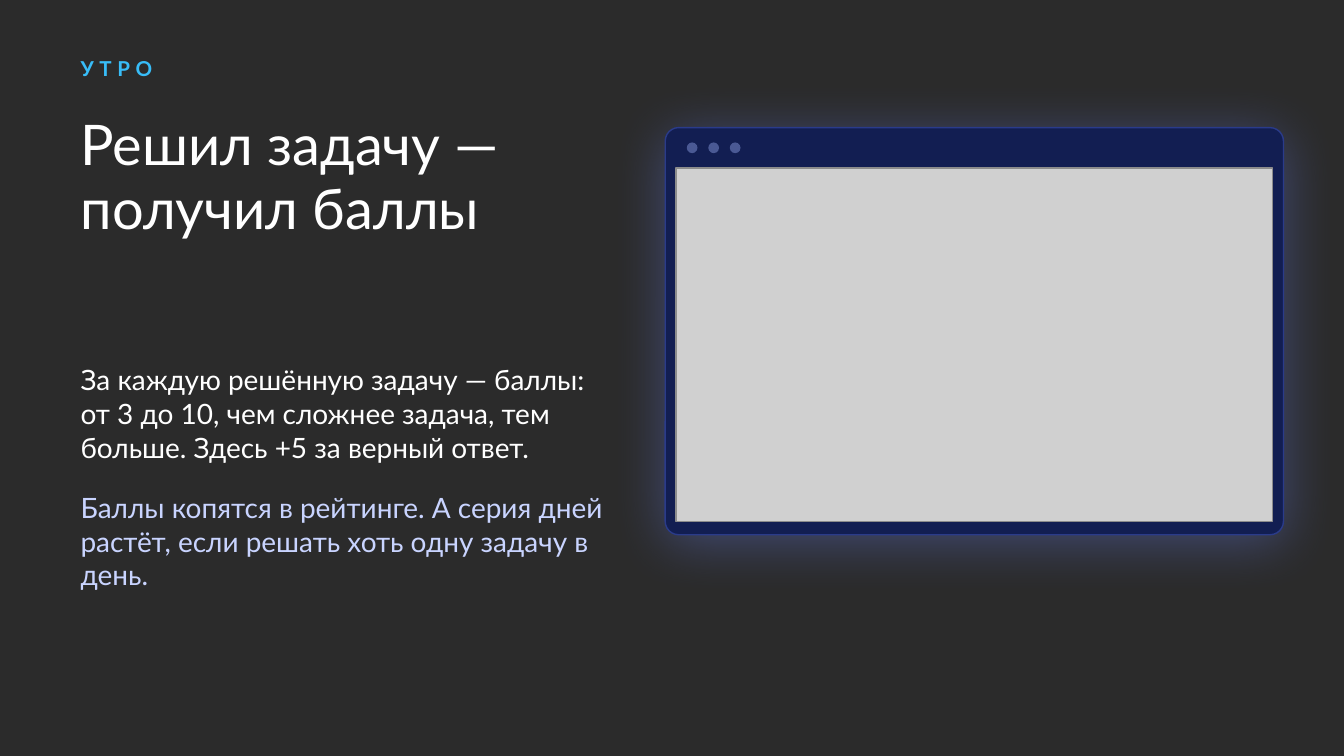
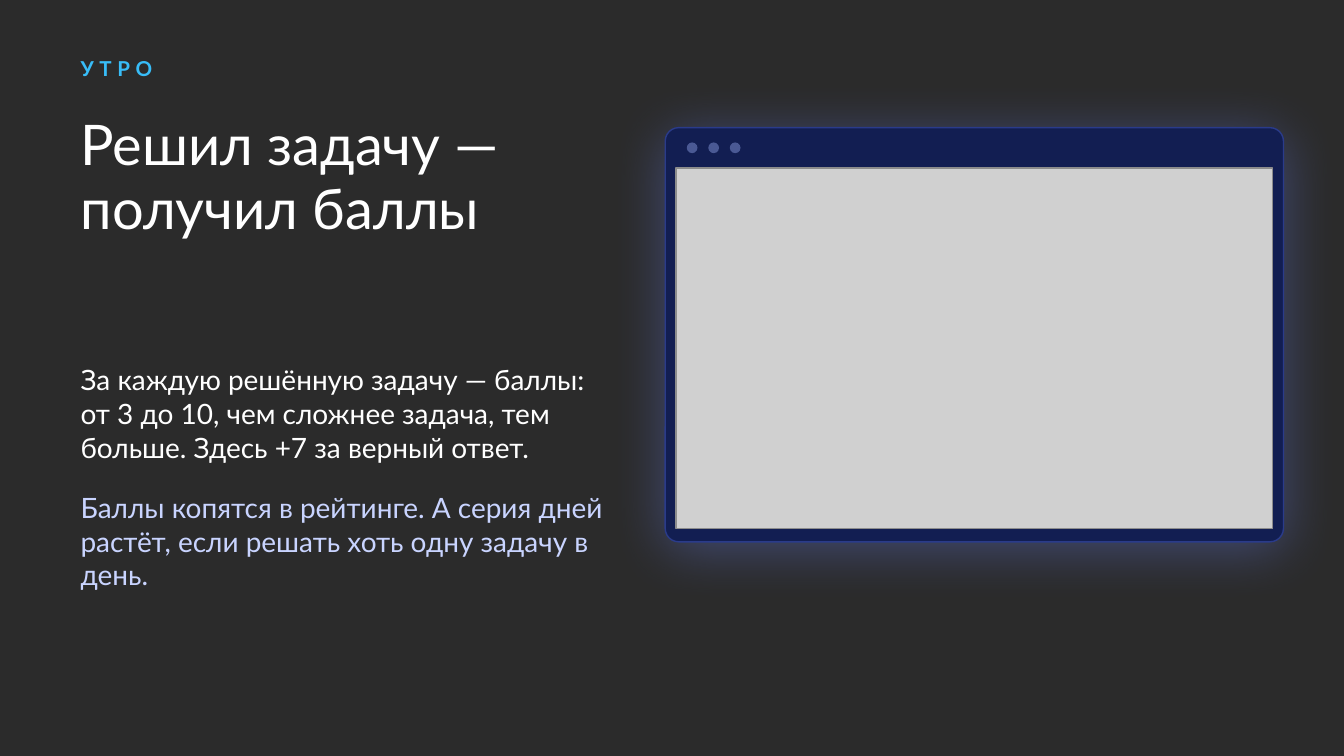
Before and after one commit to nagayevarsen/olymp-trainer, a slide deck: slide 2 of docs/handoff/olymp-trainer.pptx. Drawn at 1344x756 pixels with LibreOffice and Linux fonts; fonts in the diff are those of the drawing; grey boxes stand for pictures; background and template pictures are left out; a plain dark background stands for a picture behind light text. Boxes give left, top, right and bottom in pixels: in the first picture for what was removed or moved away, otherwise in the second. Text is boxed around its words. In the diff, an @@ line names an element or a change of style, - is before the commit and + after.

Commit message:
Презентация: vs, слайд для образовательных центров, задача 7 класса, ответ на загадку в финале; 25 новых шаблонов по олимпиадам

```diff
--- a/docs/handoff/olymp-trainer.pptx
+++ b/docs/handoff/olymp-trainer.pptx
@@ rounded rectangle: place and size @@
-rounded rectangle at (665, 128, 1284, 535)
+rounded rectangle at (665, 128, 1284, 542)
@@ rounded rectangle at (665, 128, 1284, 542): proportions changed @@
@@ picture: place and size @@
-picture at (676, 168, 1273, 521)
+picture at (676, 168, 1273, 528)
@@ text at (81, 369, 584, 463): text changed @@
-За каждую решённую задачу — баллы: от 3 до 10, чем сложнее задача, тем больше. Здесь +5 за верный ответ.
+За каждую решённую задачу — баллы: от 3 до 10, чем сложнее задача, тем больше. Здесь +7 за верный ответ.
```
Also in this commit, not shown: 3 other slides changed, 2 slides added, 1 slide removed, 25 other files.
